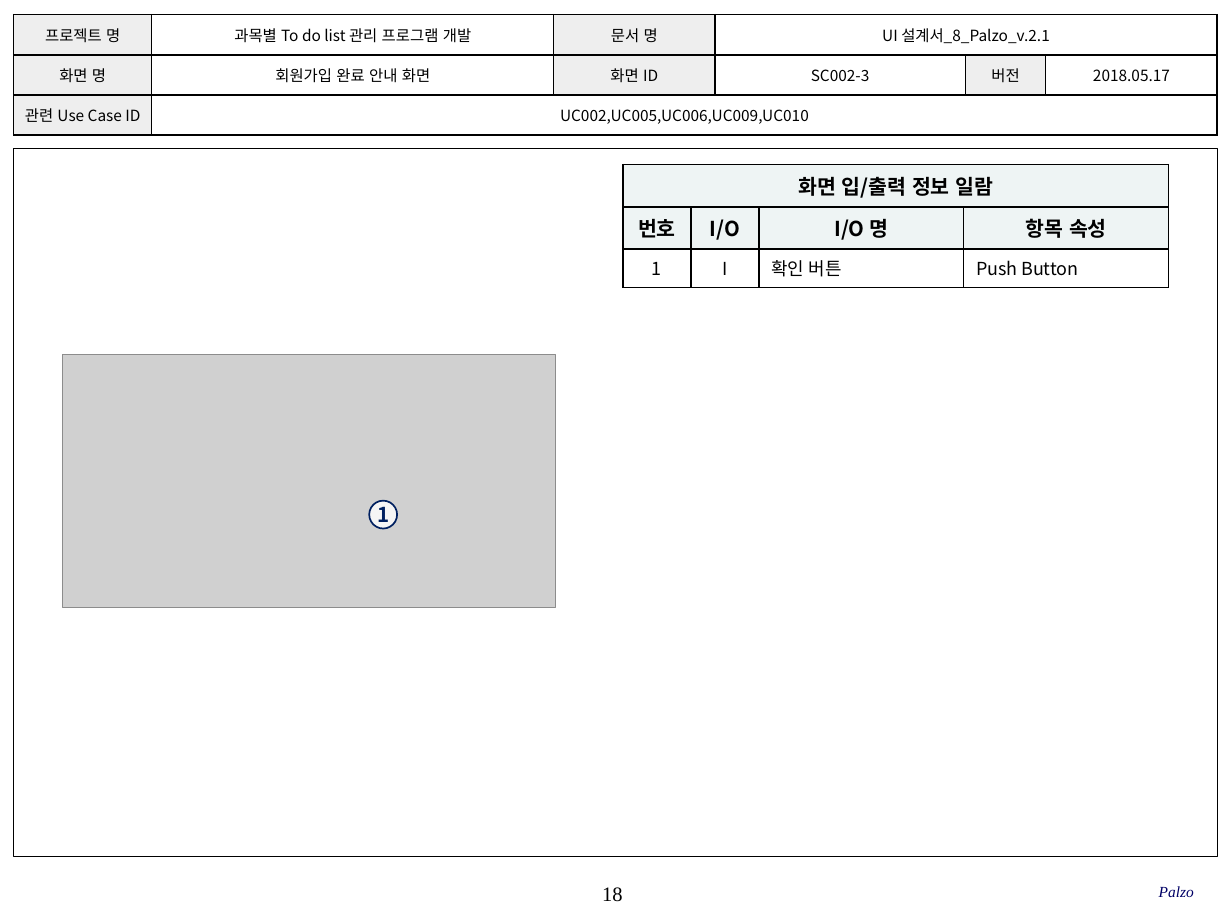
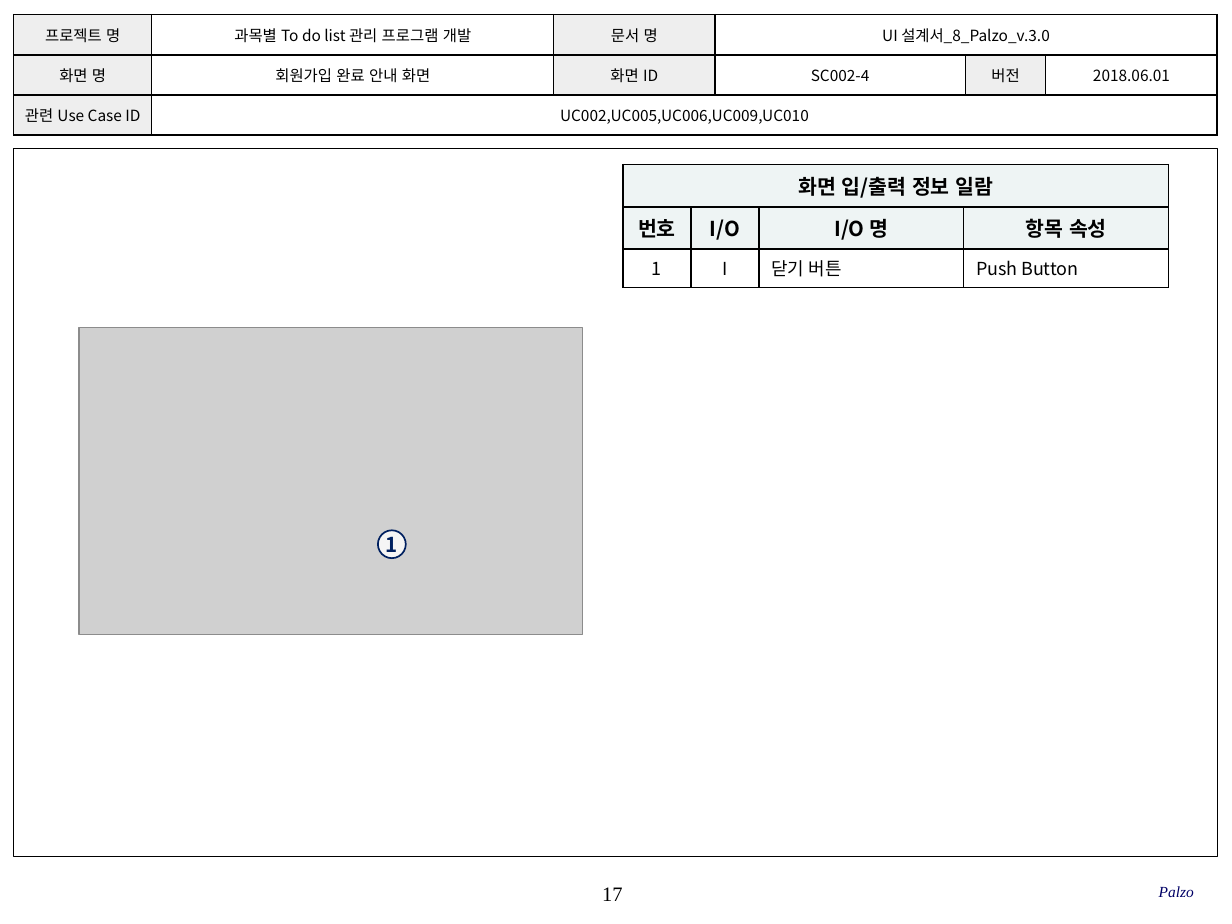
Before and after one commit to SMU-SE-Admin/18-1_8_PALZO_Doc, a slide deck: slide 17 of 03 설계/UI 설계서_8_Palzo.pptx (slide 18 before the commit). Drawn at 1232x924 pixels with LibreOffice and Linux fonts; fonts in the diff are those of the drawing; grey boxes stand for pictures; background and template pictures are left out. Boxes give left, top, right and bottom in pixels: in the first picture for what was removed or moved away, otherwise in the second. Text is boxed around its words. In the diff, an @@ line names an element or a change of style, - is before the commit and + after.

Commit message:
#1102 UI설계서 작성
화면 UI 수정, 일부 변경 (최종본)

```diff
--- a/03 설계/UI 설계서_8_Palzo.pptx
+++ b/03 설계/UI 설계서_8_Palzo.pptx
@@ table at [14,15,1216,136] @@
-row 1, column 4: UI 설계서_8_Palzo_v.2.1
+row 1, column 4: UI 설계서_8_Palzo_v.3.0
-row 2, column 4: SC002-3
+row 2, column 4: SC002-4
-row 2, column 6: 2018.05.17
+row 2, column 6: 2018.06.01
@@ table at [623,165,1168,281] @@
-row 3, column 3: 확인 버튼
+row 3, column 3: 닫기 버튼
@@ picture: place and size @@
-picture at [63,355,556,607]
+picture at [79,328,582,634]
@@ ellipse "1": place and size @@
-ellipse "1" at [370,500,398,529]
+ellipse "1" at [378,530,407,558]
@@ page number at [602,887,622,901]: text changed @@
-18
+17
```
Also in this commit, not shown: 36 other slides changed, 1 slide added, 4 slides removed.
